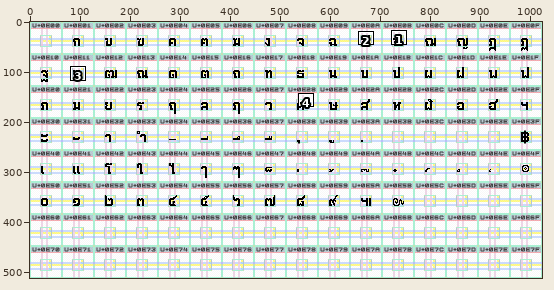
Edited in one commit: pixel-art file (src/Thai/design.aseprite). Above, an overview of the earlier version with the close-up marked.
Close-up. Before the commit:
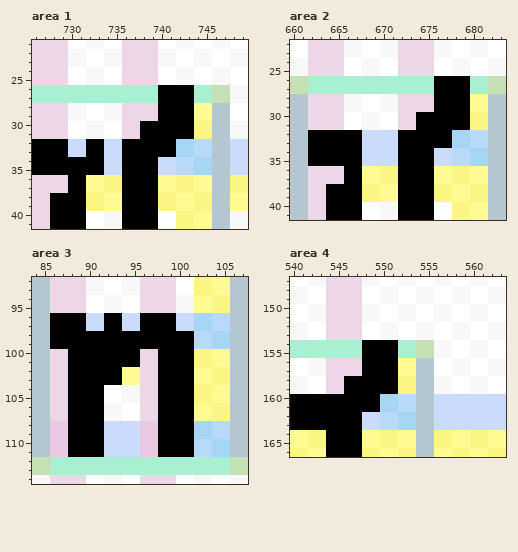
1024x512 pixels, 1 frame. Shown: area 1: x 726..749, y 21..41; area 2: x 660..683, y 22..41; area 3: x 84..107, y 92..114; area 4: x 540..563, y 147..166. The commit also changed other parts of the picture, which this record leaves out.
The result:
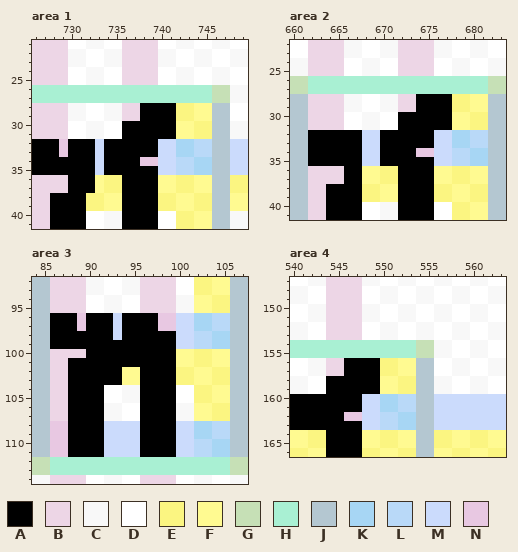
Palette (. is transparent): A #000000  B #edd6e6  C #f8f8f8  D #ffffff  E #fbf581  F #fffa91  G #c6e0b6  H #a9f0d3  J #b4c7d1  K #a7d6f4  L #b9d9f8  M #cbdbfc  N #e8c8e2
The exact change:
--- area 1, layer "Graphics/Seafront/Regular"
@@ x 726..749 @@
 25 BBBBDDCCDDBBBBDDCCDDCCDD
-26 HHHHHHHHHHHHHHAAAAHHGGCC
-27 HHHHHHHHHHHHHHAAAAHHGGCC
-28 BBBBCCDDCCBBBBAAAAFFJJDD
-29 BBBBCCDDCCBBBBAAAAFFJJDD
-30 BBBBDDCCDDBBAAAAAAEEJJCC
-31 BBBBDDCCDDBBAAAAAAEEJJCC
-32 AAAAMMAAMMAAAAAAKKLLJJMM
-33 AAAAMMAAMMAAAAAAKKLLJJMM
-34 AAAAAAAAMMAAAAMMLLKKJJMM
-35 AAAAAAAAMMAAAAMMLLKKJJMM
-36 BBBBAAFFEEAAAAFFEEFFJJEE
-37 BBBBAAFFEEAAAAFFEEFFJJEE
+26 HHHHHHHHHHHHHHHHHHHHGGCC
+27 HHHHHHHHHHHHHHHHHHHHGGCC
+28 BBBBCCDDCCBBAAAAEEFFJJDD
+29 BBBBCCDDCCBBAAAAEEFFJJDD
+30 BBBBDDCCDDAAAAAAFFEEJJCC
+31 BBBBDDCCDDAAAAAAFFEEJJCC
+32 AAANAAAMAAAAAAMMKKLLJJMM
+33 AAANAAAMAAAAAAMMKKLLJJMM
+34 AAAAAAAMAAAANNMMLLKKJJMM
+35 AAAAAAAMAAAAAAMMLLKKJJMM
+36 BBBBAAAFEEAAAAFFEEFFJJEE
+37 BBBBAAAFEEAAAAFFEEFFJJEE
 38 BBAAAAEEFFAAAAEEFFEEJJFF
--- area 2, layer "Graphics/Seafront/Regular"
@@ x 668..681 @@
 25 CCDDBBBBDDCCDD
-26 HHHHHHHHAAAAHH
-27 HHHHHHHHAAAAHH
-28 DDCCBBBBAAAAFF
-29 DDCCBBBBAAAAFF
-30 CCDDBBAAAAAAEE
-31 CCDDBBAAAAAAEE
-32 MMMMAAAAAAKKLL
-33 MMMMAAAAAAKKLL
-34 MMMMAAAAMMLLKK
-35 MMMMAAAAMMLLKK
+26 HHHHHHHHHHHHHH
+27 HHHHHHHHHHHHHH
+28 DDCCBBAAAAEEFF
+29 DDCCBBAAAAEEFF
+30 CCDDAAAAAAFFEE
+31 CCDDAAAAAAFFEE
+32 MMAAAAAAMMKKLL
+33 MMAAAAAAMMKKLL
+34 MMAAAANNMMLLKK
+35 MMAAAAAAMMLLKK
 36 FFEEAAAAFFEEFF
--- area 3, layer "Graphics/Seafront/Regular"
@@ x 84..107 @@
  95 JJBBBBDDCCDDBBBBCCFFEEJJ
- 96 JJAAAAMMAAMMAAAAMMKKLLJJ
- 97 JJAAAAMMAAMMAAAAMMKKLLJJ
- 98 JJAAAAAAAAAAAAAAAALLKKJJ
- 99 JJAAAAAAAAAAAAAAAALLKKJJ
-100 JJBBAAAAAAAABBAAAAEEFFJJ
-101 JJBBAAAAAAAABBAAAAEEFFJJ
-102 JJBBAAAAAAFFBBAAAAFFEEJJ
-103 JJBBAAAAAAFFBBAAAAFFEEJJ
-104 JJBBAAAADDCCBBAAAAEEFFJJ
-105 JJBBAAAADDCCBBAAAAEEFFJJ
-106 JJBBAAAACCDDBBAAAAFFEEJJ
-107 JJBBAAAACCDDBBAAAAFFEEJJ
-108 JJNNAAAAMMMMNNAAAAKKLLJJ
-109 JJNNAAAAMMMMNNAAAAKKLLJJ
-110 JJNNAAAAMMMMNNAAAALLKKJJ
-111 JJNNAAAAMMMMNNAAAALLKKJJ
+ 96 JJAAANAAAMAAAANNMMKKLLJJ
+ 97 JJAAANAAAMAAAANNMMKKLLJJ
+ 98 JJAAAAAAAMAAAAAAMMLLKKJJ
+ 99 JJAAAAAAAAAAAAAAMMLLKKJJ
+100 JJBBBBAAAAAAAAAAFFEEFFJJ
+101 JJBBAAAAAAAAAAAAFFEEFFJJ
+102 JJBBAAAAAAFFAAAAEEFFEEJJ
+103 JJBBAAAAAAFFAAAAEEFFEEJJ
+104 JJBBAAAADDCCAAAADDEEFFJJ
+105 JJBBAAAADDCCAAAADDEEFFJJ
+106 JJBBAAAACCDDAAAACCFFEEJJ
+107 JJBBAAAACCDDAAAACCFFEEJJ
+108 JJNNAAAAMMMMAAAAMMKKLLJJ
+109 JJNNAAAAMMMMAAAAMMKKLLJJ
+110 JJNNAAAAMMMMAAAAMMLLKKJJ
+111 JJNNAAAAMMMMAAAAMMLLKKJJ
 112 GGHHHHHHHHHHHHHHHHHHHHGG
--- area 4, layer "Graphics/Seafront/Regular"
@@ x 542..553 @@
 153 DDBBBBDDCCDD
-154 HHHHHHAAAAHH
-155 HHHHHHAAAAHH
-156 CCBBBBAAAAFF
-157 CCBBBBAAAAFF
-158 DDBBAAAAAAEE
-159 DDBBAAAAAAEE
-160 AAAAAAAAKKLL
-161 AAAAAAAAKKLL
-162 AAAAAAMMLLKK
+154 HHHHHHHHHHHH
+155 HHHHHHHHHHHH
+156 CCBBAAAAEEFF
+157 CCBBAAAAEEFF
+158 DDAAAAAAFFEE
+159 DDAAAAAAFFEE
+160 AAAAAAMMKKLL
+161 AAAAAAMMKKLL
+162 AAAANNMMLLKK
 163 AAAAAAMMLLKK
Boxes around the changes in both close-ups, in picture pixels (x1, y1, x2, y2):
changed: (59, 85, 194, 193)
changed: (380, 76, 470, 166)
changed: (68, 313, 194, 457)
changed: (326, 340, 398, 421)
